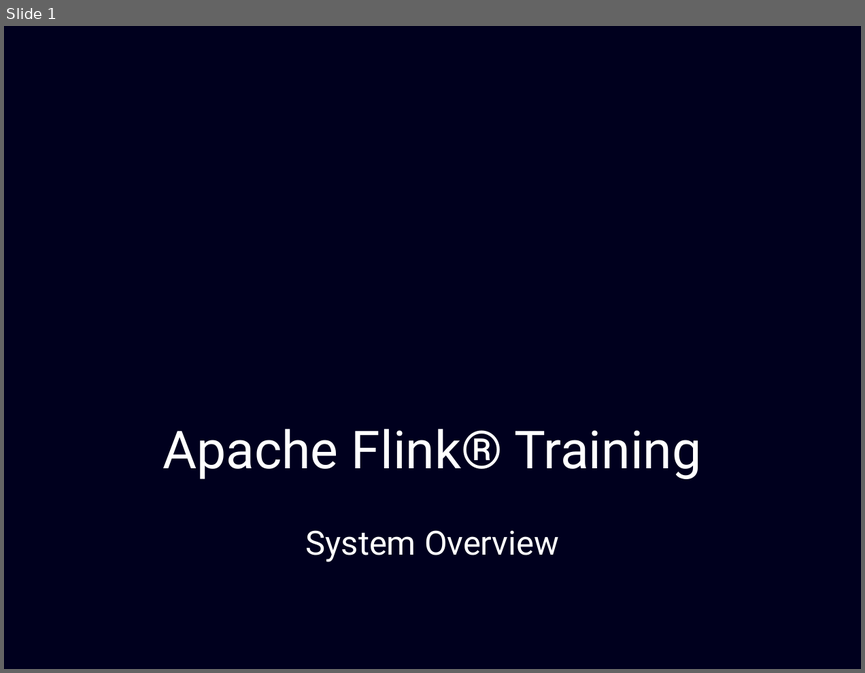
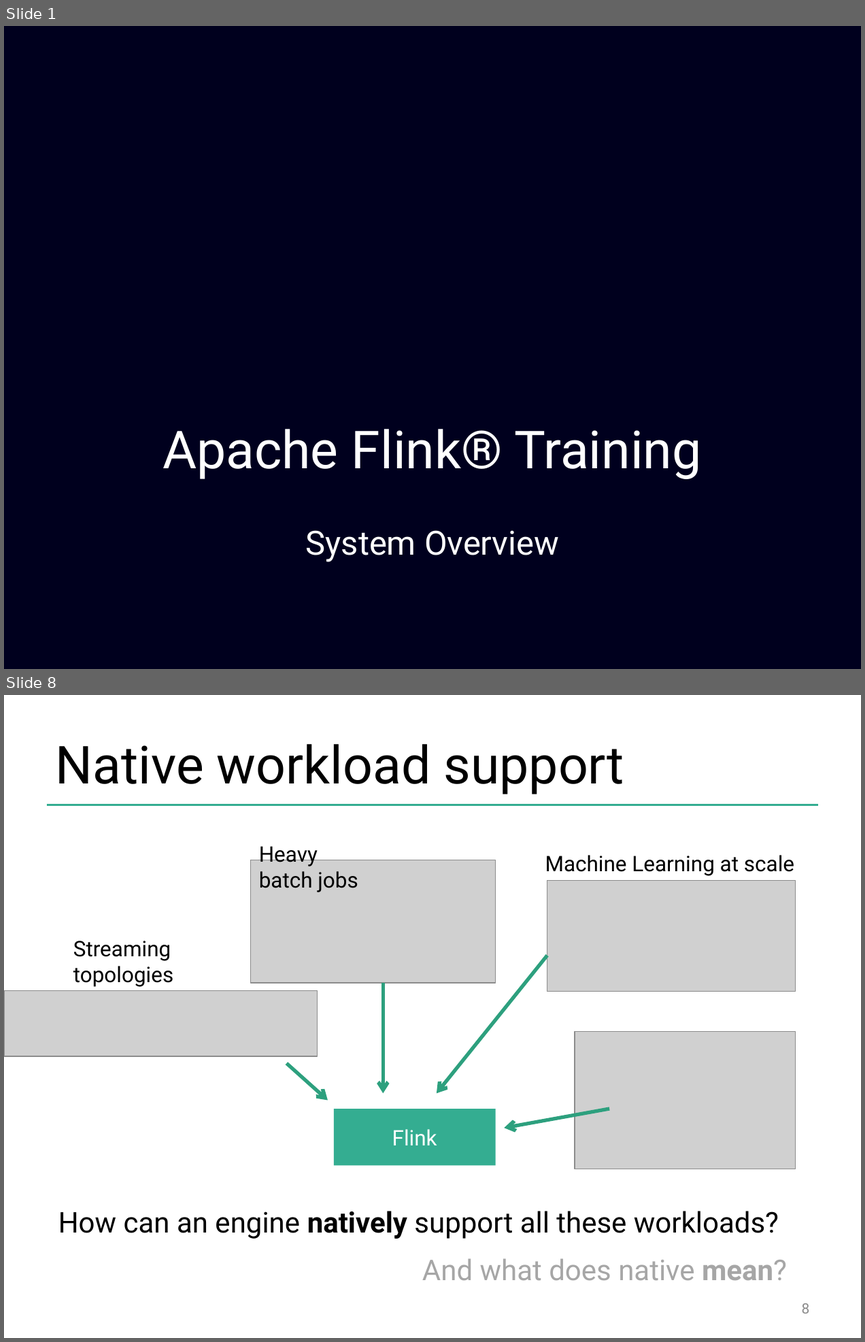
Before and after one commit to dataArtisans/flink-training-web, a slide deck: slides/flink_overview.pptx. Shown one above the other, each under a label of ours: slide 1 before the commit, slides 1 and 8 after it; the slides between them are not shown. The pictures are 865x673 and 865x1342 pixels, drawn with LibreOffice and Linux fonts; fonts in the diff are those of the drawing; grey boxes stand for pictures; background and template pictures are left out. Boxes give left, top, right and bottom in pixels: in the first picture for what was removed or moved away, otherwise in the second. Text is boxed around its words. In the diff, an @@ line names an element or a change of style, - is before the commit and + after.

```diff
--- a/slides/flink_overview.pptx
+++ b/slides/flink_overview.pptx
@@ slide 8 added at bbox=[4, 695, 861, 1338], background #FFFFFF @@
@@ title added at bbox=[56, 744, 624, 794], 44 pt, text #000000 @@
+Native workload support
@@ line added from (47, 804) to (818, 804), #34AD91 2 pt @@
@@ text added at bbox=[259, 846, 358, 892], 18 pt, text #000000 @@
+Heavy
+batch jobs
@@ text added at bbox=[545, 855, 794, 876], 18 pt, text #000000 @@
+Machine Learning at scale
@@ picture added at bbox=[251, 860, 496, 982] @@
@@ picture added at bbox=[547, 880, 796, 991] @@
@@ text added at bbox=[73, 940, 173, 987], 18 pt, text #000000 @@
+Streaming
+topologies
@@ arrow added from (547, 955) to (436, 1093), #2DA07E 3 pt @@
@@ picture added at bbox=[4, 991, 317, 1057] @@
@@ arrow added from (383, 983) to (383, 1093), #2DA07E 3 pt @@
@@ picture added at bbox=[575, 1032, 795, 1169] @@
@@ arrow added from (287, 1064) to (328, 1100), #2DA07E 3 pt @@
@@ rectangle added at bbox=[334, 1109, 496, 1166], fill #34AD91, 18 pt, text #FFFFFF @@
+Flink
@@ arrow added from (609, 1109) to (504, 1127), #2DA07E 3 pt @@
@@ text added at bbox=[58, 1210, 779, 1238], 24 pt, text #000000 @@
+How can an engine natively support all these workloads?
@@ text added at bbox=[422, 1258, 787, 1280], 24 pt, text #A6A6A6 @@
+And what does native mean?
@@ page number added at bbox=[802, 1303, 810, 1313], 12 pt, text #8C8C8C @@
+8
```
Also in this commit, not shown: 3 slides changed, 5 other slides added, 8 slides removed.
